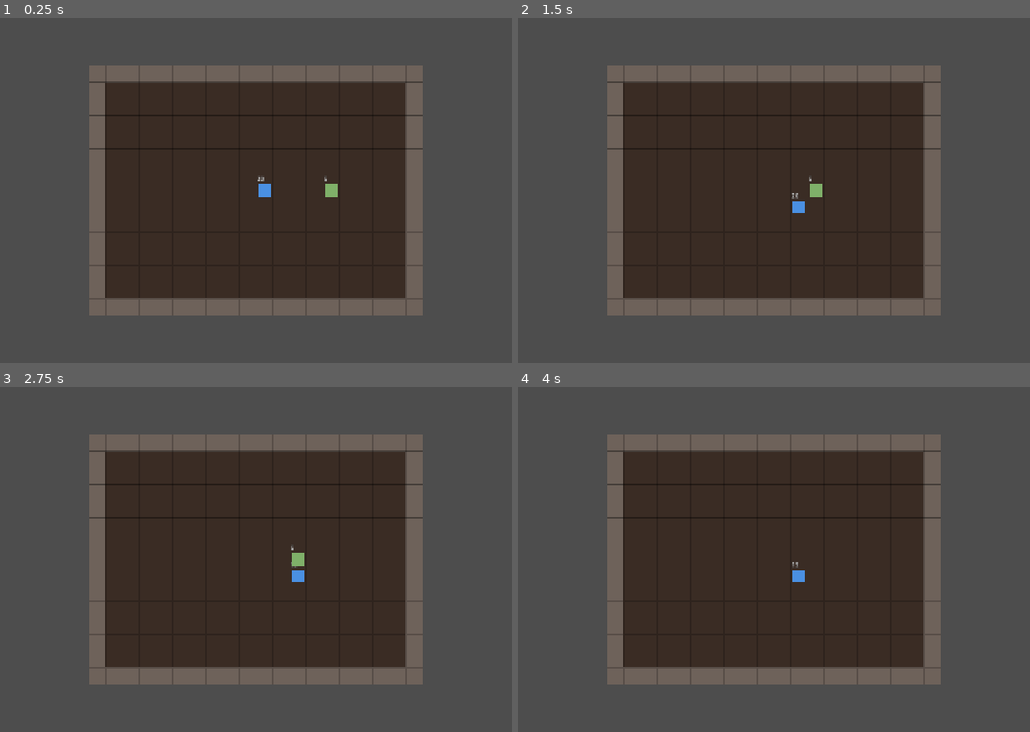
Above: before the commit, frames 1-4 (two rows, left to right).
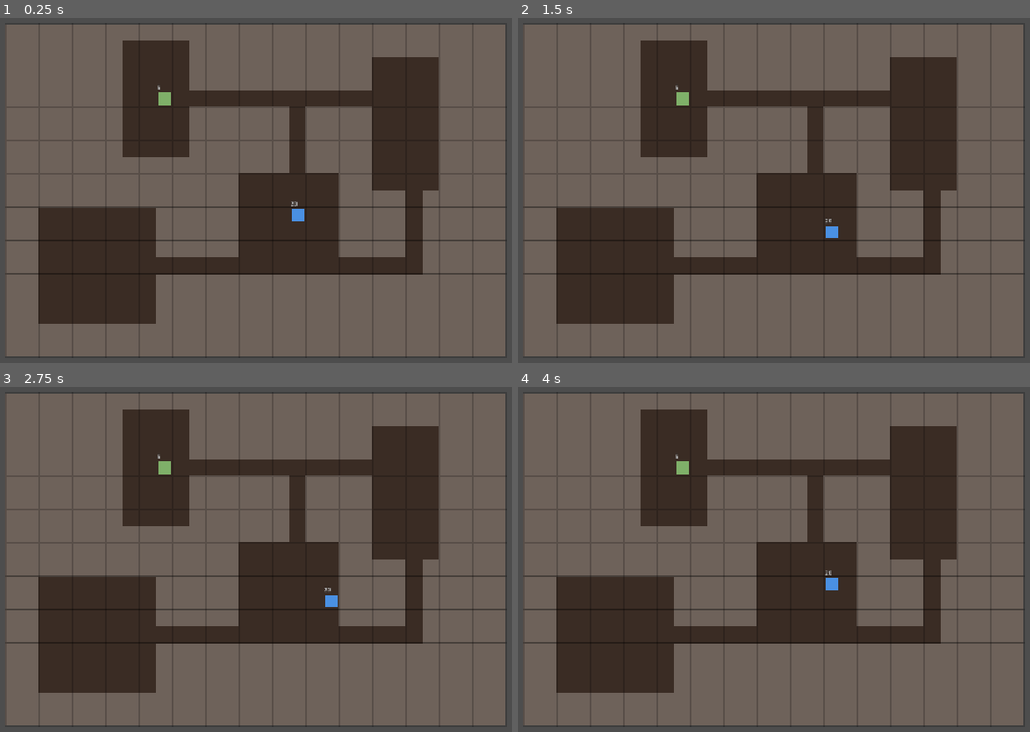
Above: after the commit, the same moments.

Repository: NicolasDeNigris91/Public_Roguelike
Game: Godot game, scene res://scenes/main.tscn
Two runs of this game, one before a commit and one after it. Both use one fixed random seed, a clock stepped at 60 frames per second and the inputs below.
Inputs:
- Up to frame 1 (0.25 s): no input
- Up to frame 2 (1.5 s): tap Enter at 0.5 s; hold Right 0.53-1.28 s; tap Space at 1.25 s; hold Down from 1.28 s (still down)
- Up to frame 3 (2.75 s): tap Enter at 2 s; release Down at 2.03 s; hold Right from 2.03 s (still down)
- Up to frame 4 (4 s): tap Space at 2.75 s; release Right at 2.78 s; hold Up 2.78-3.53 s; tap Enter at 3.5 s; hold Left from 3.53 s (still down)

The runs differ from the first frame. In frame 1, 68% of the frame differs, in the area x 1-100%, y 1-99%; in frame 2, 68%; in frame 3, 68%; in frame 4, 68%.

Commit message:
feat: sprint 3a - procedural dungeon generation
- dungeon_generator.gd: greedy room placement + L-corridor chaining
- dungeon.gd: 30x20 grid, uses generator, exposes rooms + room_center()
- main.gd: spawns player/slime in procgen rooms
- main.tscn: World offset (160, 40) to center 960x640 dungeon in viewport

Diff:
--- a/scenes/main.tscn
+++ b/scenes/main.tscn
@@ -12,7 +12,7 @@
 script = ExtResource("4_tm")
 
 [node name="World" type="Node2D" parent="."]
-position = Vector2(320, 120)
+position = Vector2(160, 40)
 
 [node name="Dungeon" type="Node2D" parent="World"]
 script = ExtResource("2_dungeon")
--- a/scripts/dungeon.gd
+++ b/scripts/dungeon.gd
@@ -1,24 +1,29 @@
 class_name Dungeon
 extends Node2D
+
+const WIDTH: int = 30
+const HEIGHT: int = 20
 
 const FLOOR_COLOR := Color("#3a2c24")
 const WALL_COLOR := Color("#6e625a")
 const GRID_LINE_COLOR := Color(0, 0, 0, 0.2)
 
 var grid: Grid
+var rooms: Array[Rect2i] = []
+var rng := RandomNumberGenerator.new()
 
 func _ready() -> void:
-	grid = Grid.new(20, 15)
-	_carve_room(Rect2i(1, 1, grid.width - 2, grid.height - 2))
+	rng.randomize()
+	grid = Grid.new(WIDTH, HEIGHT)
+	rooms = DungeonGenerator.generate(grid, rng)
 	queue_redraw()
 
 func grid_to_world(pos: Vector2i) -> Vector2:
 	return Vector2(pos.x, pos.y) * Grid.TILE_SIZE
 
-func _carve_room(rect: Rect2i) -> void:
-	for y in range(rect.position.y, rect.position.y + rect.size.y):
-		for x in range(rect.position.x, rect.position.x + rect.size.x):
-			grid.set_cell(Vector2i(x, y), Grid.CellType.FLOOR)
+func room_center(index: int) -> Vector2i:
+	var r := rooms[index]
+	return Vector2i(r.position.x + r.size.x / 2, r.position.y + r.size.y / 2)
 
 func _draw() -> void:
 	var tile := float(Grid.TILE_SIZE)
--- /dev/null
+++ b/scripts/dungeon_generator.gd
@@ -0,0 +1,63 @@
+class_name DungeonGenerator
+
+const MAX_ROOMS: int = 10
+const ROOM_MIN_SIZE: int = 4
+const ROOM_MAX_SIZE: int = 8
+
+static func generate(grid: Grid, rng: RandomNumberGenerator) -> Array[Rect2i]:
+	var rooms: Array[Rect2i] = []
+
+	for i in range(MAX_ROOMS):
+		var w := rng.randi_range(ROOM_MIN_SIZE, ROOM_MAX_SIZE)
+		var h := rng.randi_range(ROOM_MIN_SIZE, ROOM_MAX_SIZE)
+		var x := rng.randi_range(1, grid.width - w - 1)
+		var y := rng.randi_range(1, grid.height - h - 1)
+		var new_room := Rect2i(x, y, w, h)
+
+		var overlaps := false
+		for existing in rooms:
+			if new_room.intersects(existing.grow(1)):
+				overlaps = true
+				break
+		if overlaps:
+			continue
+
+		_carve_room(grid, new_room)
+
+		if rooms.size() > 0:
+			var prev_center := _center_of(rooms[rooms.size() - 1])
+			var new_center := _center_of(new_room)
+			_carve_corridor(grid, prev_center, new_center, rng)
+
+		rooms.append(new_room)
+
+	return rooms
+
+static func _carve_room(grid: Grid, rect: Rect2i) -> void:
+	for y in range(rect.position.y, rect.position.y + rect.size.y):
+		for x in range(rect.position.x, rect.position.x + rect.size.x):
+			grid.set_cell(Vector2i(x, y), Grid.CellType.FLOOR)
+
+static func _carve_corridor(grid: Grid, from_pos: Vector2i, to_pos: Vector2i, rng: RandomNumberGenerator) -> void:
+	var corner: Vector2i
+	if rng.randi() % 2 == 0:
+		corner = Vector2i(to_pos.x, from_pos.y)
+	else:
+		corner = Vector2i(from_pos.x, to_pos.y)
+	_carve_line(grid, from_pos, corner)
+	_carve_line(grid, corner, to_pos)
+
+static func _carve_line(grid: Grid, from_pos: Vector2i, to_pos: Vector2i) -> void:
+	var x0 := mini(from_pos.x, to_pos.x)
+	var x1 := maxi(from_pos.x, to_pos.x)
+	var y0 := mini(from_pos.y, to_pos.y)
+	var y1 := maxi(from_pos.y, to_pos.y)
+	for y in range(y0, y1 + 1):
+		for x in range(x0, x1 + 1):
+			grid.set_cell(Vector2i(x, y), Grid.CellType.FLOOR)
+
+static func _center_of(rect: Rect2i) -> Vector2i:
+	return Vector2i(
+		rect.position.x + rect.size.x / 2,
+		rect.position.y + rect.size.y / 2
+	)
--- a/scripts/main.gd
+++ b/scripts/main.gd
@@ -8,13 +8,15 @@
 func _ready() -> void:
 	player.dungeon = dungeon
 	player.turn_manager = turn_manager
-	player.move_to(Vector2i(10, 7))
 	player.died.connect(_on_player_died)
 	turn_manager.register_player(player)
 
-	_spawn_slime(Vector2i(14, 7))
+	if dungeon.rooms.size() >= 1:
+		player.move_to(dungeon.room_center(0))
+	if dungeon.rooms.size() >= 2:
+		_spawn_slime(dungeon.room_center(1))
 
-	print("Roguelike booted — Sprint 2 OK")
+	print("Roguelike booted — Sprint 3a OK (%d rooms)" % dungeon.rooms.size())
 
 func _spawn_slime(at: Vector2i) -> void:
 	var slime := Slime.new()
Not shown, added: scripts/dungeon_generator.gd.uid
